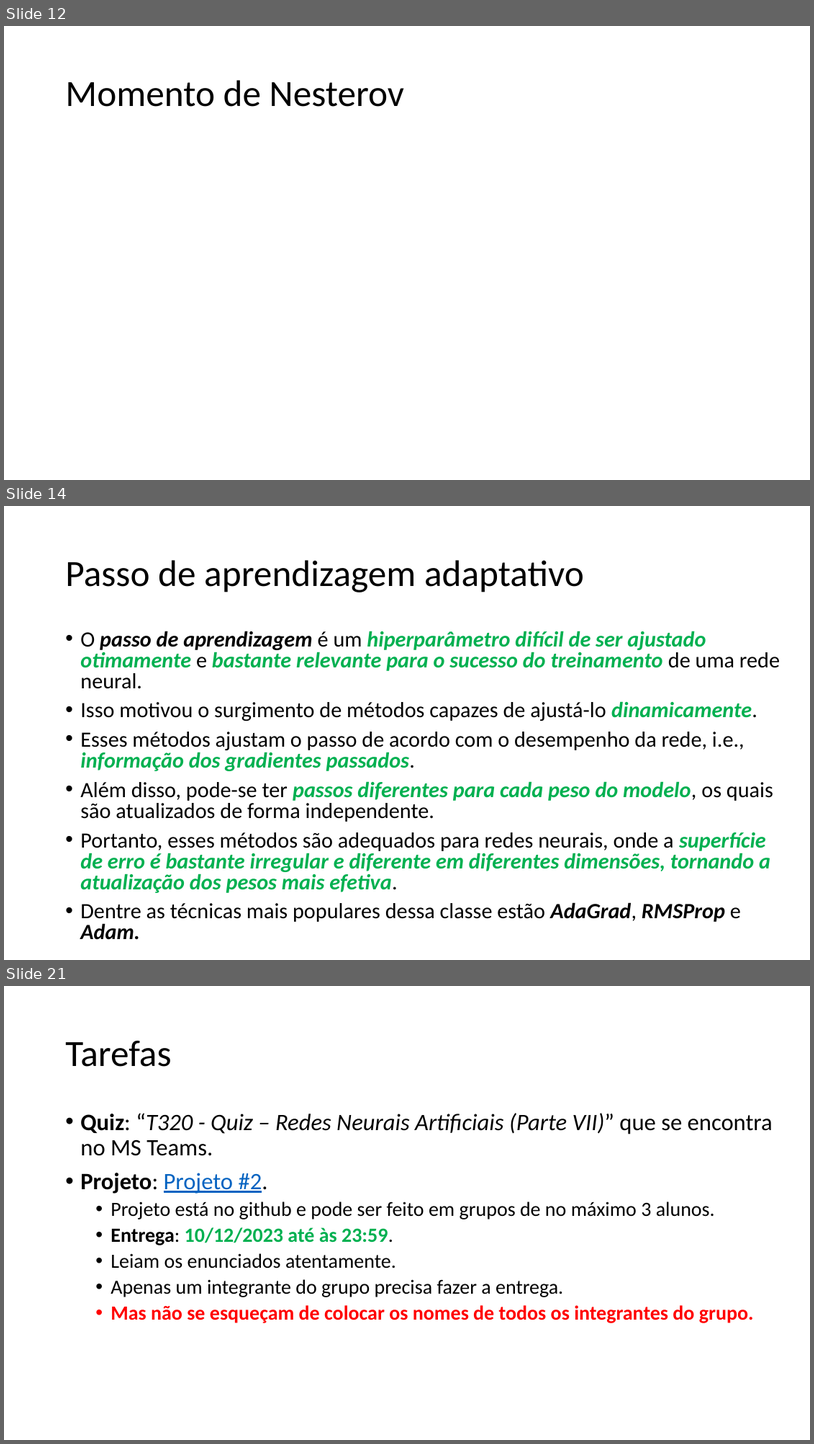
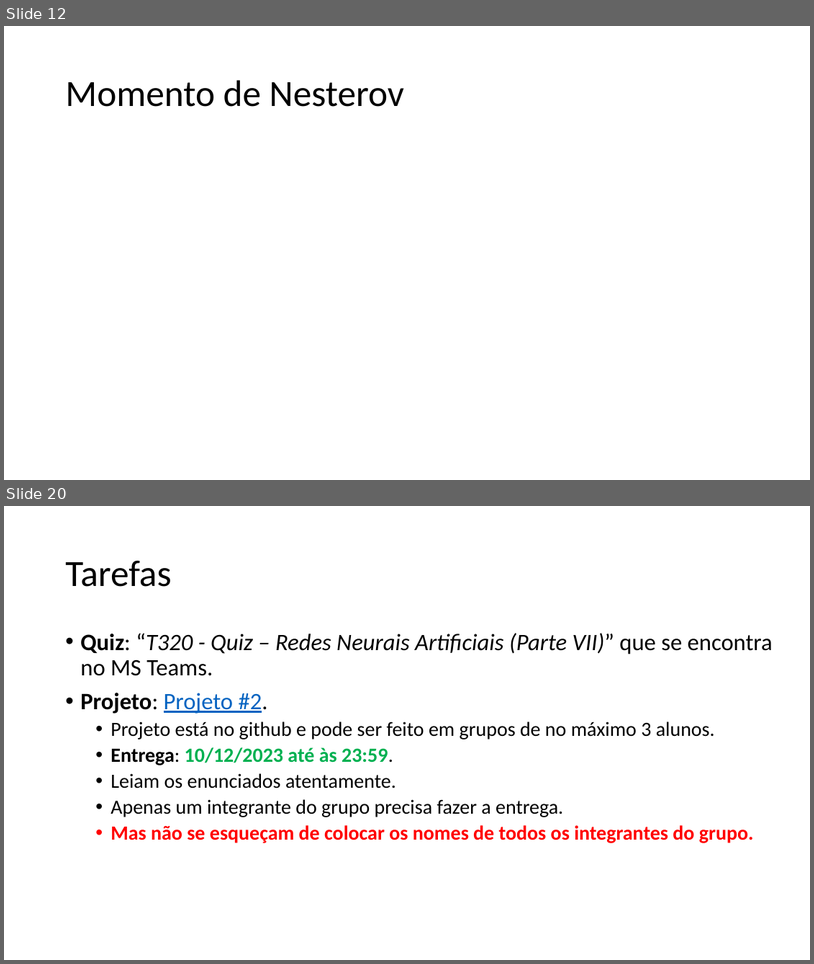
Before and after one commit to zz4fap/t320_aprendizado_de_maquina, a slide deck: slides/T320_Redes_Neurais_Artificiais (Parte IV).pptx. Shown one above the other, each under a label of ours: slides 12, 14 and 21 before the commit, slides 12 and 20 after it; the slides between them are not shown. The pictures are 814x1444 and 814x964 pixels, drawn with LibreOffice and Linux fonts; fonts in the diff are those of the drawing; grey boxes stand for pictures. Boxes give left, top, right and bottom in pixels: in the first picture for what was removed or moved away, otherwise in the second. Text is boxed around its words. In the diff, an @@ line names an element or a change of style, - is before the commit and + after.

```diff
--- a/slides/T320_Redes_Neurais_Artificiais (Parte IV).pptx
+++ b/slides/T320_Redes_Neurais_Artificiais (Parte IV).pptx
@@ slide 14 removed at [4, 506, 810, 960], background #FFFFFF @@
@@ title removed at [65, 560, 584, 592] @@
-Passo de aprendizagem adaptativo
@@ text removed at [80, 631, 780, 939] @@
-• O passo de aprendizagem é um hiperparâmetro difícil de ser ajustado otimamente e bastante relevante para o sucesso do treinamento de uma rede neural.
-• Isso motivou o surgimento de métodos capazes de ajustá-lo dinamicamente.
-• Esses métodos ajustam o passo de acordo com o desempenho da rede, i.e., informação dos gradientes passados.
-• Além disso, pode-se ter passos diferentes para cada peso do modelo, os quais são atualizados de forma independente.
-• Portanto, esses métodos são adequados para redes neurais, onde a superfície de erro é bastante irregular e diferente em diferentes dimensões, tornando a atualização dos pesos mais efetiva.
-• Dentre as técnicas mais populares dessa classe estão AdaGrad, RMSProp e Adam.
@@ what was slide 21 is now slide 20 @@
```
Also in this commit, not shown: 5 slides changed, 3 slides added, 3 other slides removed, 1 other file.
